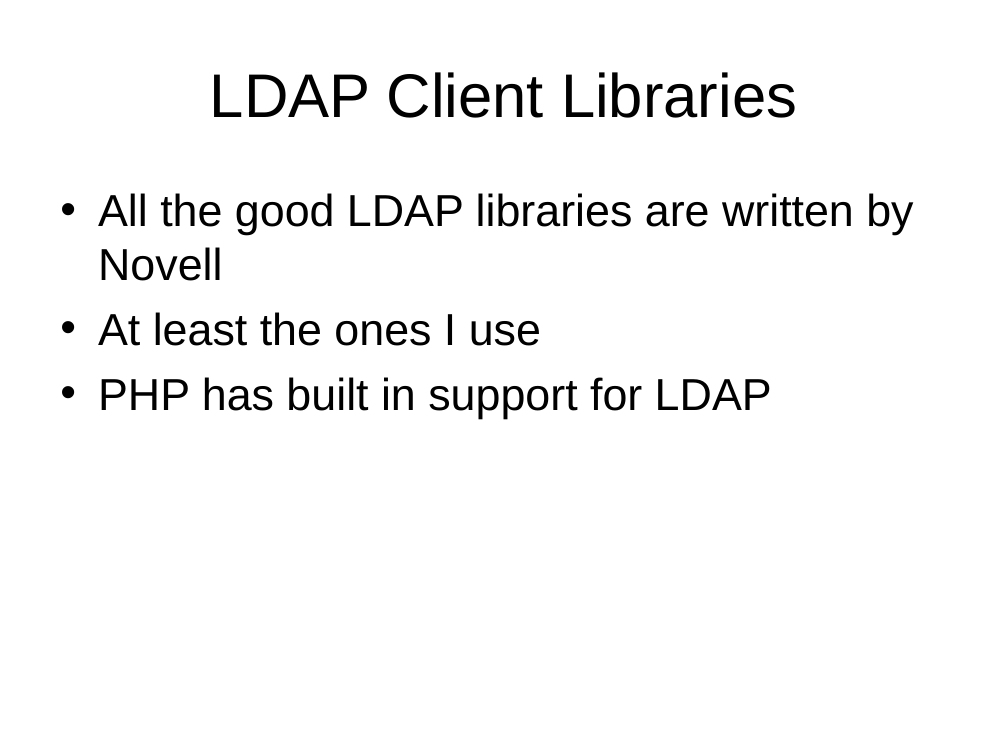
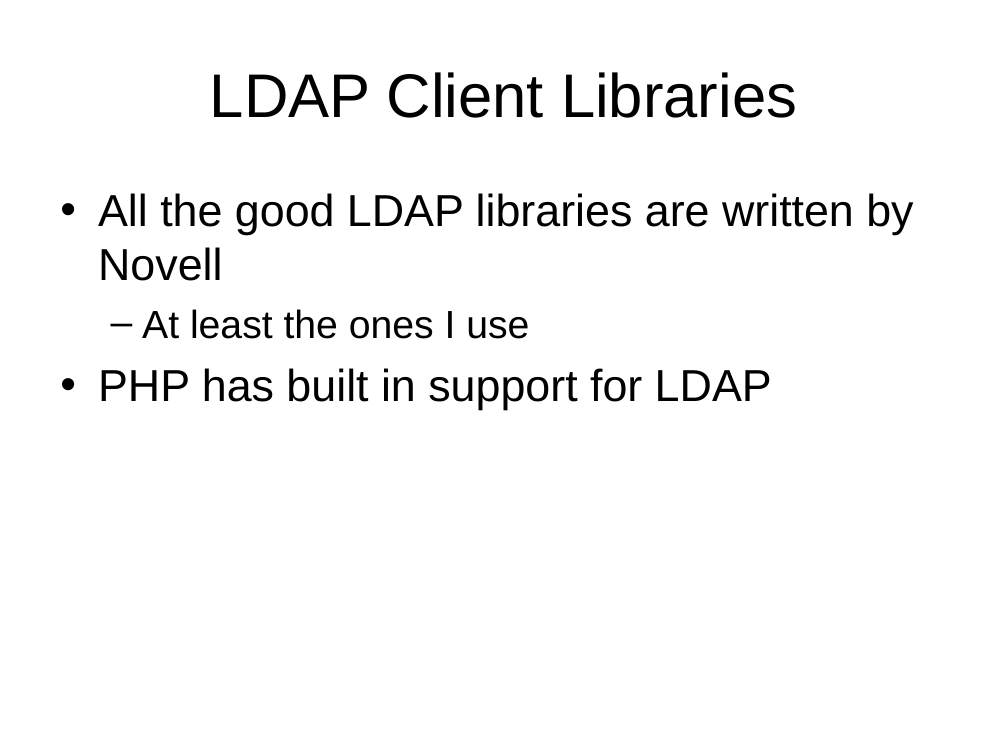
Before and after one commit to LIPHP/LDAP-Talk, a slide deck: slide 17 of Docs/LIPHP-Using LDAP with PHP.ppt. Drawn at 1008x756 pixels with LibreOffice and Linux fonts; fonts in the diff are those of the drawing. Boxes give left, top, right and bottom in pixels: in the first picture for what was removed or moved away, otherwise in the second. Text is boxed around its words. In the diff, an @@ line names an element or a change of style, - is before the commit and + after.

```diff
--- a/Docs/LIPHP-Using LDAP with PHP.ppt
+++ b/Docs/LIPHP-Using LDAP with PHP.ppt
@@ text at (142,309,529,339): size 32 to 28 pt in "At least the ones I use"; bullet • to –; list level 1 to 2 in "At least the ones I ..." @@
```
Also in this commit, not shown: 2 other slides changed.
